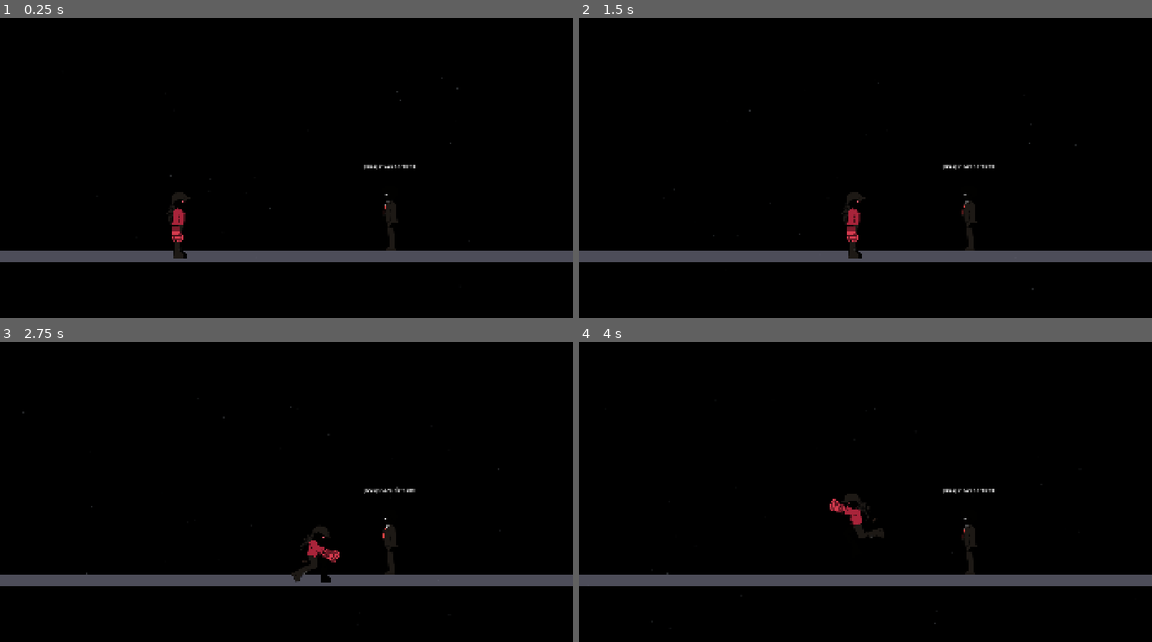
Above: before the commit, frames 1-4 (two rows, left to right).
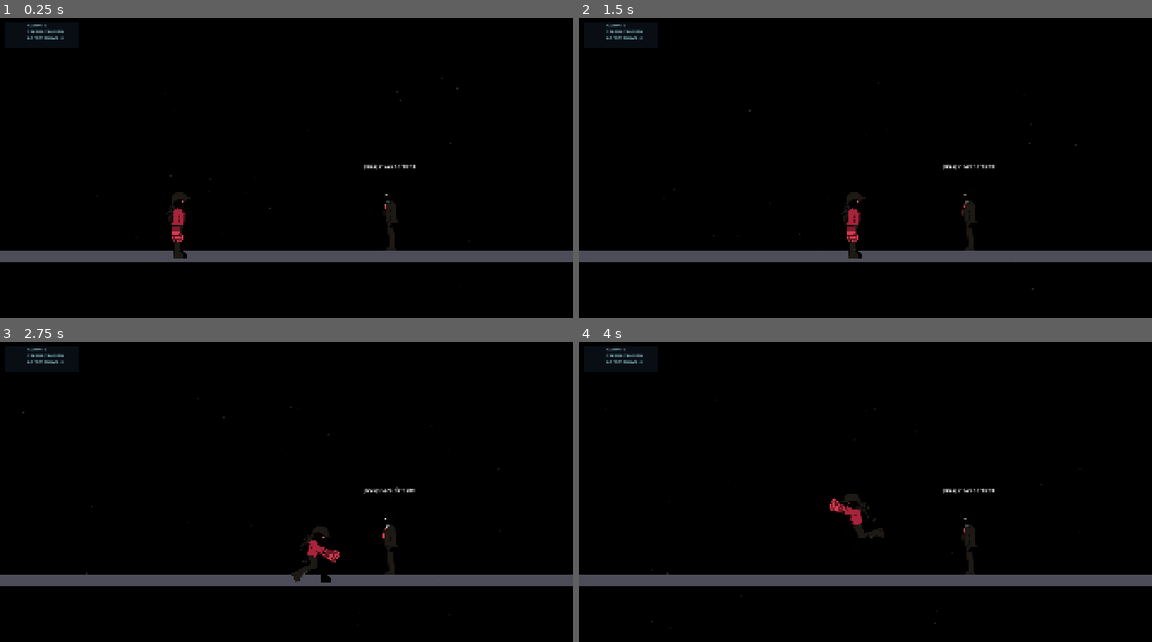
Above: after the commit, the same moments.

Repository: diegocolino/Tren-Test01
Game: Godot game, scene res://scenes/test_lenflai.tscn
Same seed, same stepped clock (60 frames per second), same inputs: the game is played once before the commit and once after it. This scene is started directly instead of the project's main scene.
Inputs (mouse positions are in pixels of both pictures, inside the frame that each line leads up to):
- Up to frame 1 (0.25 s): no input
- Up to frame 2 (1.5 s): tap Enter (ui_accept) at 0.5 s; move the mouse to (991, 162) at 0.52 s; hold D (move_right) 0.53-1.25 s; hold Q (attack_kick) 0.53-1.25 s; click (991, 162) at 0.67 s; tap Space (jump) at 0.77 s; drag from (750, 195) to (871, 210) at 1.27 s
- Up to frame 3 (2.75 s): move the mouse to (343, 432) at 2.02 s; hold D (move_right) from 2.03 s (still down); hold S (crouch) from 2.03 s (still down)
- Up to frame 4 (4 s): release D (move_right) at 2.75 s; release S (crouch) at 2.75 s; drag from (836, 567) to (693, 453) at 2.77 s; move the mouse to (1037, 552) at 3.52 s; hold A (move_left) from 3.53 s (still down); hold Ctrl (dive) from 3.53 s (still down); tap Space (jump) at 3.77 s

The runs differ from the first frame. In frame 1, 0.2% of the frame differs, in the area x 4-12%, y 2-8%; in frame 2, 0.2%; in frame 3, 0.2%; in frame 4, 0.2%.

Commit message:
feat(lenflai): visual HUD with Flai sprite + data labels (V0.1 substep 3)
Permanent HUD showing alarm level, Kive status, agents down count.
Placeholder values for now. Real data binding in next substep.

Co-Authored-By: Claude Opus 4.6 (1M context) <noreply@anthropic.com>

Diff:
--- a/scenes/test_lenflai.tscn
+++ b/scenes/test_lenflai.tscn
@@ -1,6 +1,7 @@
 [gd_scene format=3]
 
 [ext_resource type="PackedScene" uid="uid://byk05mha1lvki" path="res://scenes/Kive.tscn" id="1_kive"]
+[ext_resource type="PackedScene" path="res://scenes/ui/lenflai_hud.tscn" id="5_hud"]
 [ext_resource type="Script" uid="uid://drb0lcffc3ax0" path="res://scripts/agent_dummy.gd" id="2_dummy"]
 [ext_resource type="SpriteFrames" uid="uid://bi8g0p5hji37x" path="res://resources/agent_frames.tres" id="3_frames"]
 
@@ -71,3 +72,5 @@
 offset_right = 100.0
 offset_bottom = -235.0
 horizontal_alignment = 1
+
+[node name="LenFlaiHUD" parent="." instance=ExtResource("5_hud")]
--- /dev/null
+++ b/scenes/ui/lenflai_hud.tscn
@@ -0,0 +1,63 @@
+[gd_scene format=3]
+
+[ext_resource type="Texture2D" uid="uid://kott6h156hnq" path="res://assets/Flai-HUD_Sprite.png" id="1_flai_sprite"]
+
+[sub_resource type="StyleBoxFlat" id="StyleBoxFlat_bg"]
+bg_color = Color(0.05, 0.08, 0.12, 0.7)
+corner_radius_top_left = 4
+corner_radius_top_right = 4
+corner_radius_bottom_right = 4
+corner_radius_bottom_left = 4
+content_margin_left = 8.0
+content_margin_top = 8.0
+content_margin_right = 8.0
+content_margin_bottom = 8.0
+
+[node name="LenFlaiHUD" type="CanvasLayer"]
+layer = 10
+
+[node name="HUDContainer" type="MarginContainer" parent="."]
+anchors_preset = 0
+offset_right = 280.0
+offset_bottom = 120.0
+theme_override_constants/margin_left = 16
+theme_override_constants/margin_top = 16
+theme_override_constants/margin_right = 16
+theme_override_constants/margin_bottom = 16
+
+[node name="PanelBG" type="Panel" parent="HUDContainer"]
+layout_mode = 2
+theme_override_styles/panel = SubResource("StyleBoxFlat_bg")
+
+[node name="HBox" type="HBoxContainer" parent="HUDContainer"]
+layout_mode = 2
+theme_override_constants/separation = 12
+
+[node name="FlaiSprite" type="TextureRect" parent="HUDContainer/HBox"]
+layout_mode = 2
+custom_minimum_size = Vector2(64, 64)
+texture = ExtResource("1_flai_sprite")
+expand_mode = 1
+stretch_mode = 5
+
+[node name="DataLabels" type="VBoxContainer" parent="HUDContainer/HBox"]
+layout_mode = 2
+theme_override_constants/separation = 2
+
+[node name="AlarmLabel" type="Label" parent="HUDContainer/HBox/DataLabels"]
+layout_mode = 2
+theme_override_font_sizes/font_size = 14
+theme_override_colors/font_color = Color(0.66, 0.9, 0.94, 1)
+text = "ALARM: 0"
+
+[node name="StatusLabel" type="Label" parent="HUDContainer/HBox/DataLabels"]
+layout_mode = 2
+theme_override_font_sizes/font_size = 14
+theme_override_colors/font_color = Color(0.66, 0.9, 0.94, 1)
+text = "STATUS: TRACKED"
+
+[node name="AgentsDownLabel" type="Label" parent="HUDContainer/HBox/DataLabels"]
+layout_mode = 2
+theme_override_font_sizes/font_size = 14
+theme_override_colors/font_color = Color(0.66, 0.9, 0.94, 1)
+text = "AGENTS DOWN: 0"
